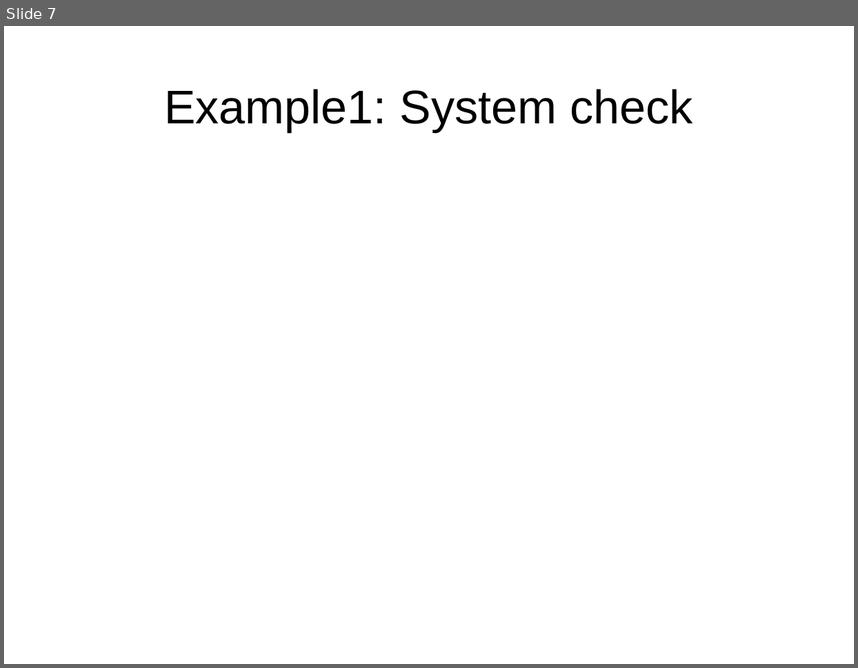
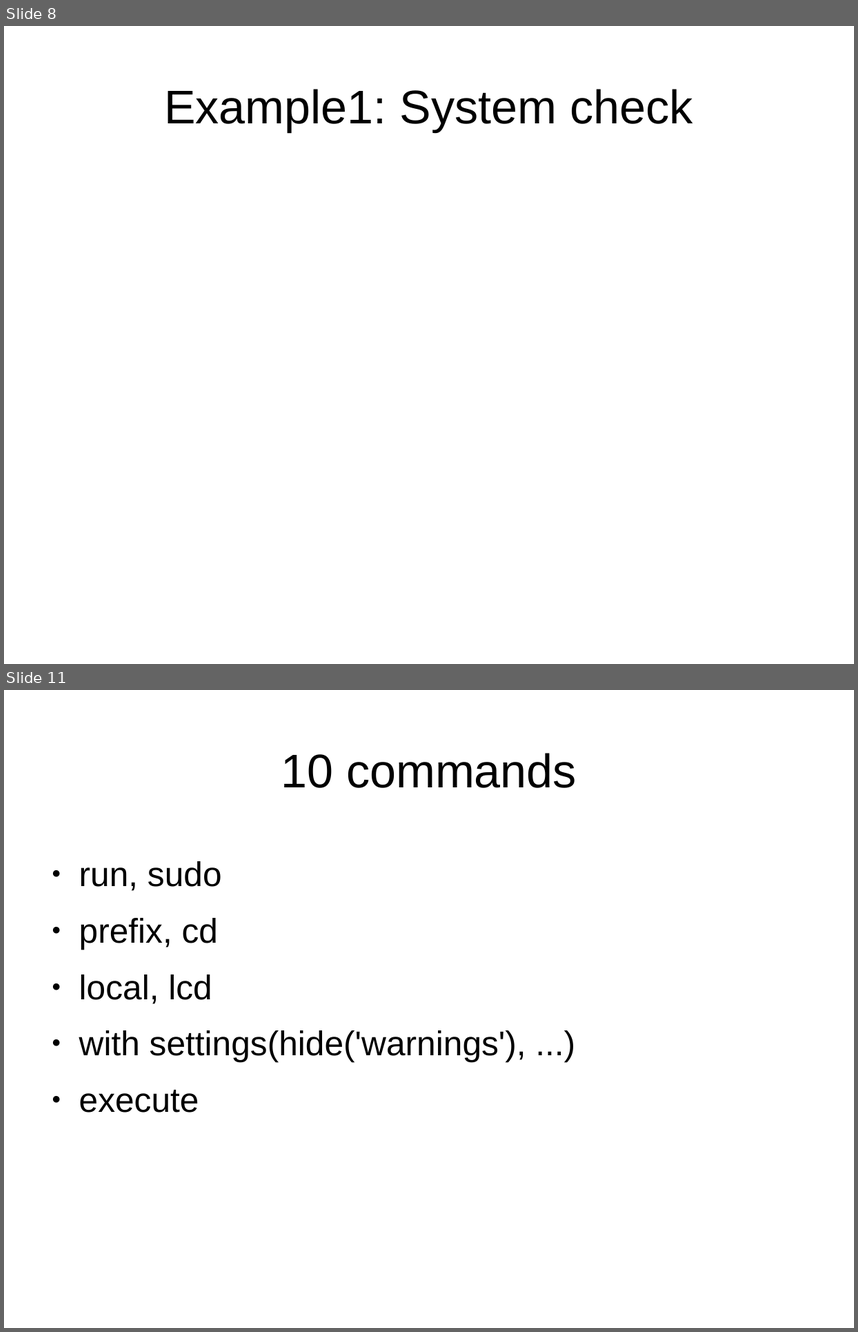
Before and after one commit to julienaubert/gothpy_fab, a slide deck: slides.odp. Shown one above the other, each under a label of ours: slide 7 before the commit, slides 8 and 11 after it; the slides between them are not shown. The pictures are 858x668 and 858x1332 pixels, drawn with LibreOffice and Linux fonts; fonts in the diff are those of the drawing. Boxes give left, top, right and bottom in pixels: in the first picture for what was removed or moved away, otherwise in the second. Text is boxed around its words. In the diff, an @@ line names an element or a change of style, - is before the commit and + after.

```diff
--- a/slides.odp
+++ b/slides.odp
@@ slide 11 added at [4,690,854,1328], background #FFFFFF @@
@@ title added at [281,753,577,788], 44 pt, text #000000 @@
+10 commands
@@ text added at [79,861,526,1112], 32 pt, text #000000 @@
+● run, sudo
+● prefix, cd
+● local, lcd
+● with settings(hide('warnings'), ...)
+● execute
@@ what was slide 7 is now slide 8 @@
```
Also in this commit, not shown: 2 slides changed, 6 other slides added, 2 slides removed, 11 other files.
